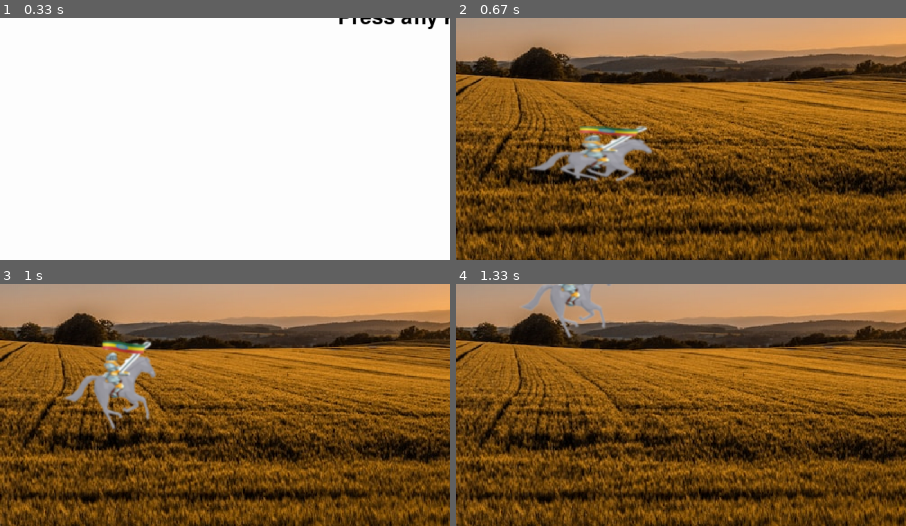
Above: before the commit, frames 1-4 (two rows, left to right).
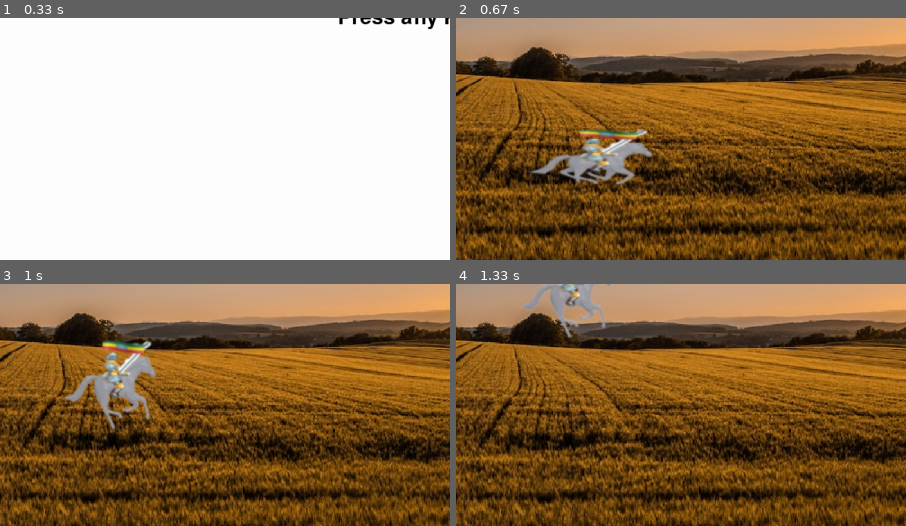
Above: after the commit, the same moments.

Repository: tans1/ADWA-GAME-IN-PYGAME
Game: pygame game, started from main.py
The game is run twice, just before and just after one commit, with the same random seed, the same clock (stepped at 60 frames per second) and the same inputs.
Inputs:
- Up to frame 1 (0.33 s): no input
- Up to frame 2 (0.67 s): hold Down from 0.33 s (still down)
- Up to frame 3 (1 s): release Down at 0.8 s; hold Up from 0.83 s (still down)
- Up to frame 4 (1.33 s): release Up at 1.2 s; hold Down from 1.23 s (still down)
The pictures show only the part of the screen within x 0-50%, y 50-100%; the shares and areas given below are measured in that part.

Frame 1 is identical in both runs. In frame 2, 2.7% of the frame differs, in the area x 16-44%, y 44-70%; in frame 3, nothing differs; in frame 4, nothing differs.

Commit message:
adwa game

Diff:
--- a/main.py
+++ b/main.py
@@ -48,7 +48,7 @@
 class HORSE:
     X_POS = 80
     Y_POS = 490
-    Y_POS_DOWN = 505
+    Y_POS_DOWN = 510
     JUMP_VEL = 8.5
 
     def __init__(self):
@@ -153,7 +153,7 @@
     def __init__(self, image):
         self.type = 0
         super().__init__(image, self.type)
-        self.rect.y = 400
+        self.rect.y = 420
         self.index = 0
 
     def draw(self, SCREEN):
